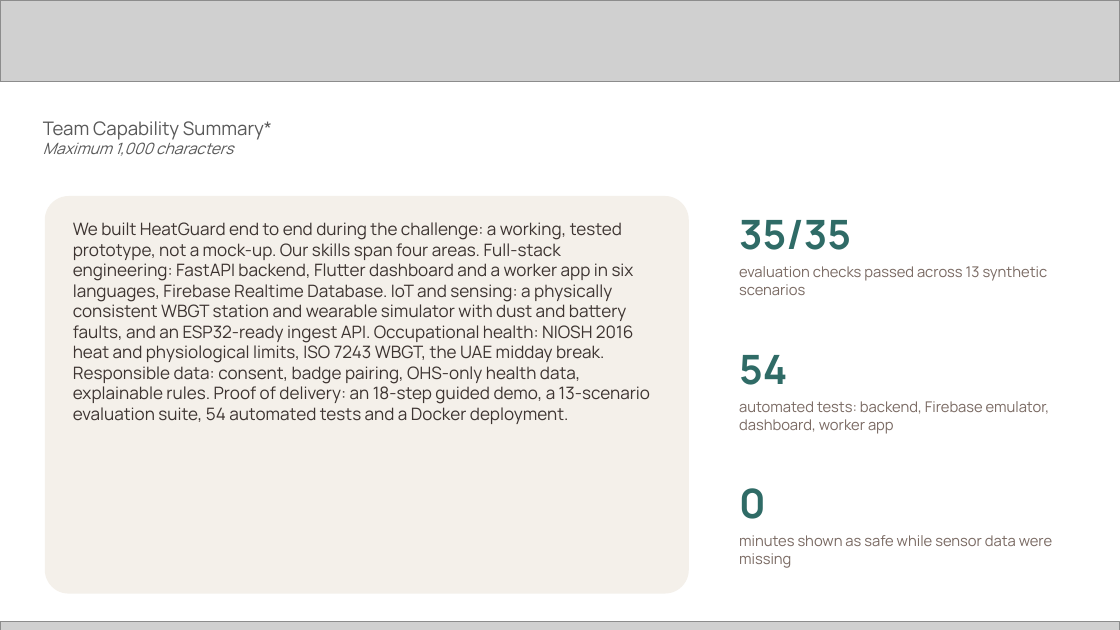
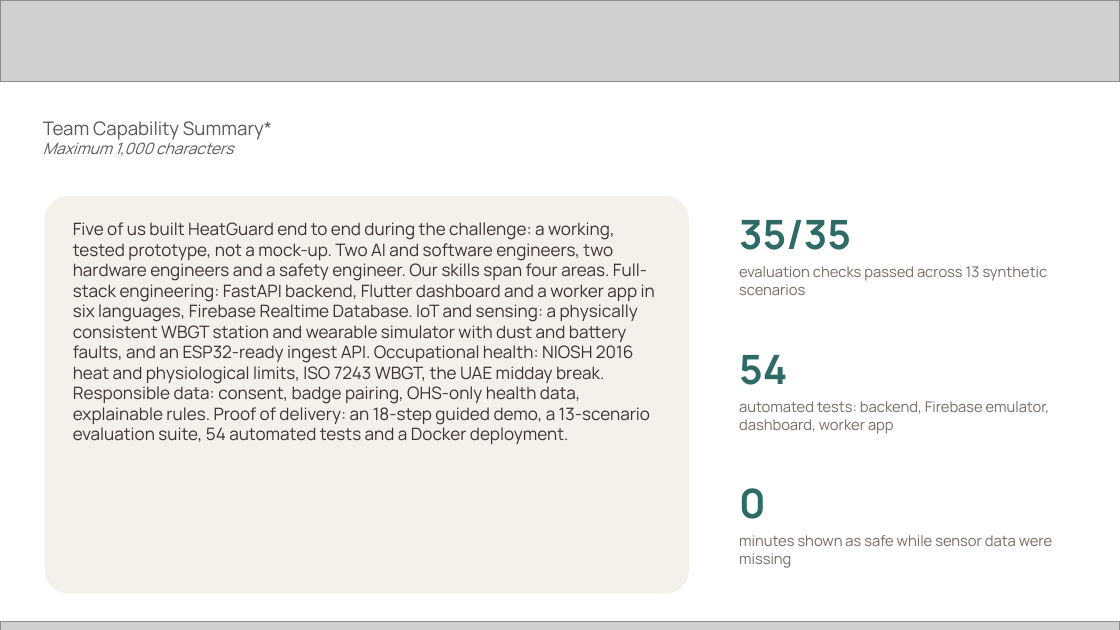
Before and after one commit to Fred-pounds/heatguard, a slide deck: slide 3 of docs/submission/HeatGuard_Submission.pptx. Drawn at 1120x630 pixels with LibreOffice and Linux fonts; fonts in the diff are those of the drawing; grey boxes stand for pictures. Boxes give left, top, right and bottom in pixels: in the first picture for what was removed or moved away, otherwise in the second. Text is boxed around its words. In the diff, an @@ line names an element or a change of style, - is before the commit and + after.

```diff
--- a/docs/submission/HeatGuard_Submission.pptx
+++ b/docs/submission/HeatGuard_Submission.pptx
@@ text at (73,222,655,444): text changed @@
-We built HeatGuard end to end during the challenge: a working, tested prototype, not a mock-up. Our skills span four areas. Full-stack engineering: FastAPI backend, Flutter dashboard and a worker app in six languages, Firebase Realtime Database. IoT and sensing: a physically consistent WBGT station and wearable simulator with dust and battery faults, and an ESP32-ready ingest API. Occupational health: NIOSH 2016 heat and physiological limits, ISO 7243 WBGT, the UAE midday break. Responsible data: consent, badge pairing, OHS-only health data, explainable rules. Proof of delivery: an 18-step guided demo, a 13-scenario evaluation suite, 54 automated tests and a Docker deployment.
+Five of us built HeatGuard end to end during the challenge: a working, tested prototype, not a mock-up. Two AI and software engineers, two hardware engineers and a safety engineer. Our skills span four areas. Full-stack engineering: FastAPI backend, Flutter dashboard and a worker app in six languages, Firebase Realtime Database. IoT and sensing: a physically consistent WBGT station and wearable simulator with dust and battery faults, and an ESP32-ready ingest API. Occupational health: NIOSH 2016 heat and physiological limits, ISO 7243 WBGT, the UAE midday break. Responsible data: consent, badge pairing, OHS-only health data, explainable rules. Proof of delivery: an 18-step guided demo, a 13-scenario evaluation suite, 54 automated tests and a Docker deployment.
```
Also in this commit, not shown: 6 other slides changed, 5 other files.
